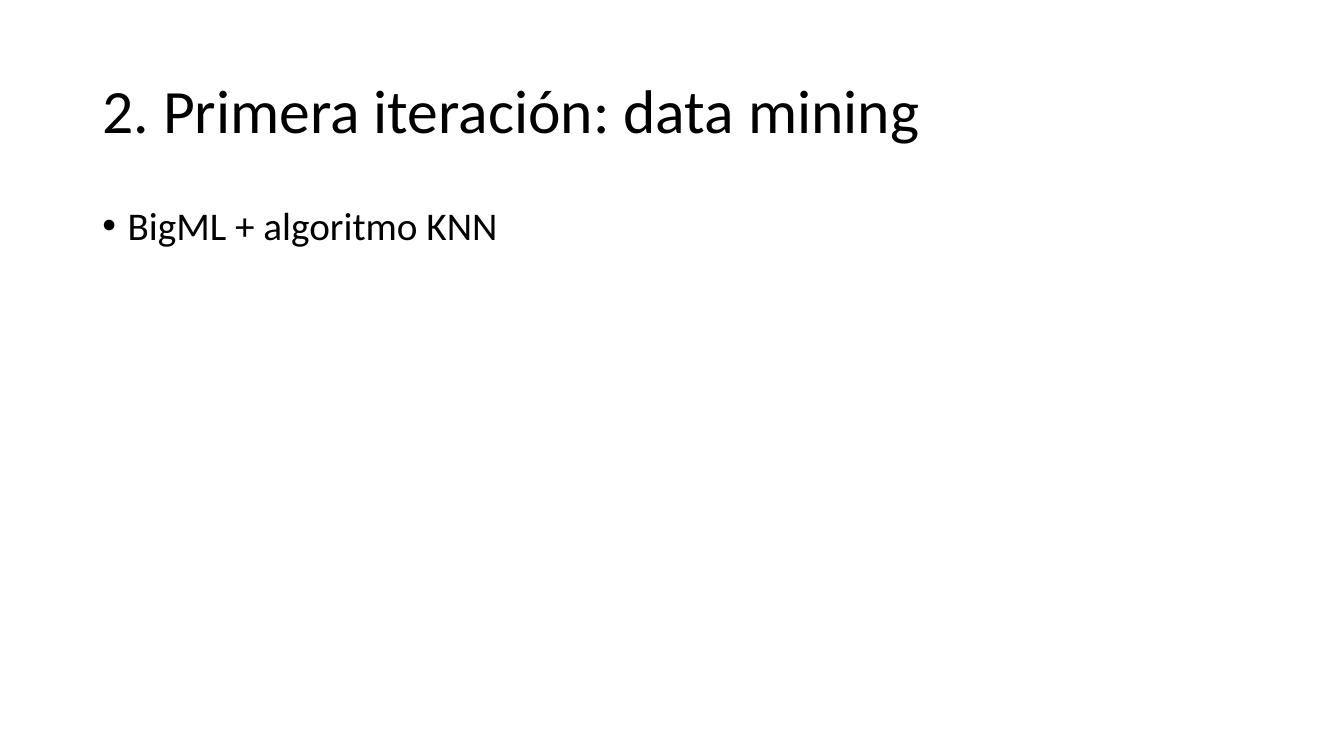
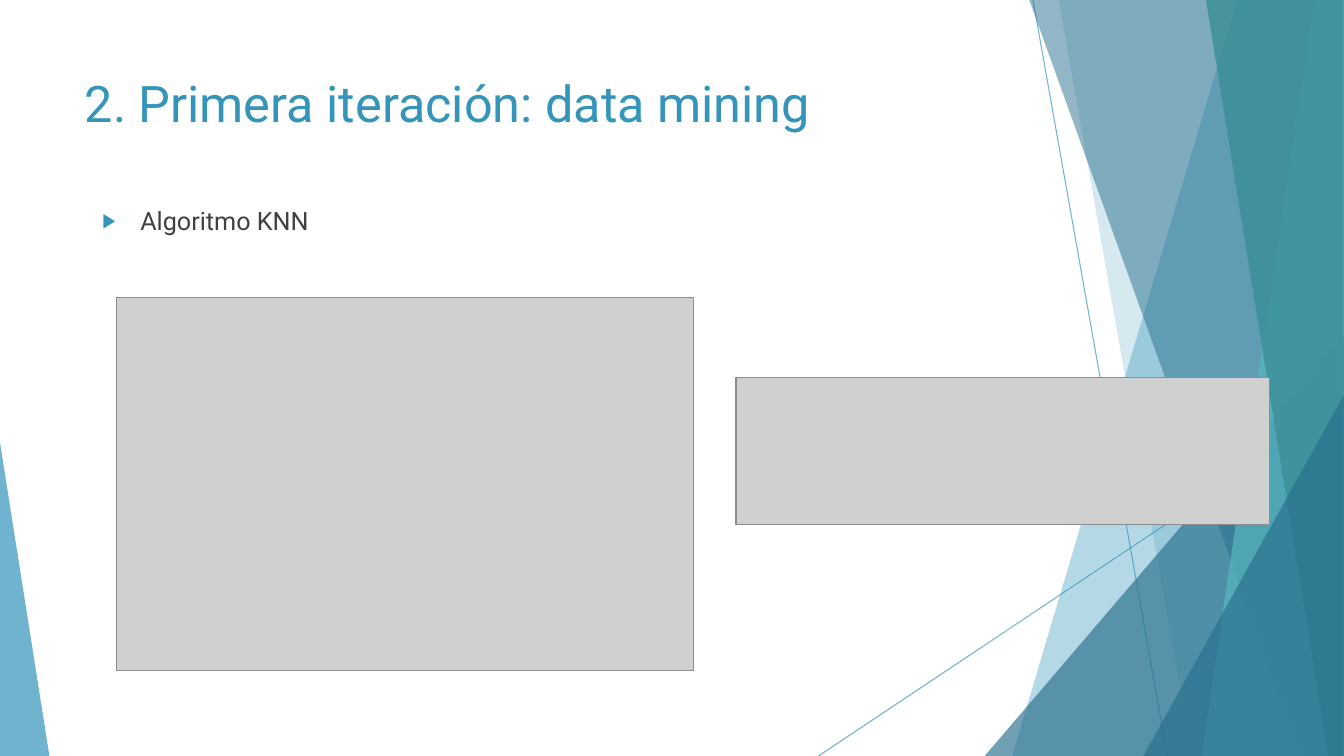
Before and after one commit to Geadalu/DataMiningHealth, a slide deck: slide 20 of Presentación DataMiningHealth.pptx (slide 15 before the commit). Drawn at 1344x756 pixels with LibreOffice and Linux fonts; fonts in the diff are those of the drawing; grey boxes stand for pictures. Boxes give left, top, right and bottom in pixels: in the first picture for what was removed or moved away, otherwise in the second. Text is boxed around its words. In the diff, an @@ line names an element or a change of style, - is before the commit and + after.

```diff
--- a/Presentación DataMiningHealth.pptx
+++ b/Presentación DataMiningHealth.pptx
@@ title "2. Primera iteración: data mining": place and size @@
-title "2. Primera iteración: data mining" at (102, 90, 919, 144)
+title "2. Primera iteración: data mining" at (85, 84, 810, 133)
@@ title "2. Primera iteración: data mining" at (85, 84, 810, 133): size 44 to 36 pt, font Calibri to Roboto, text colour #000000 to #3494BA; line spacing 0.9 to 1; vertical alignment middle to top @@
@@ text at (140, 211, 309, 236): text changed; size 28 to 18 pt; font Calibri to Roboto; text colour #000000 to #404040 @@
-• BigML + algoritmo KNN
+▶ Algoritmo KNN
@@ picture added at (117, 297, 695, 671) @@
@@ picture added at (736, 378, 1269, 524) @@
@@ group added at (0, 0, 1344, 756): 5 freeform shapes, 3 triangles, 2 lines @@
```
Also in this commit, not shown: 14 other slides changed, 5 slides added, 2 other files.
